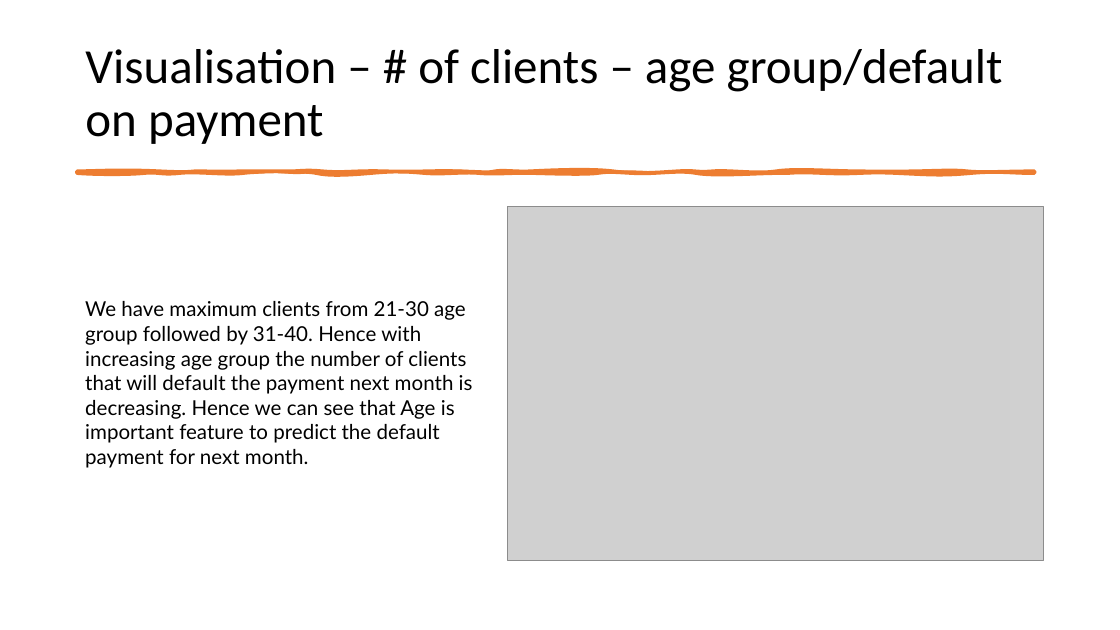
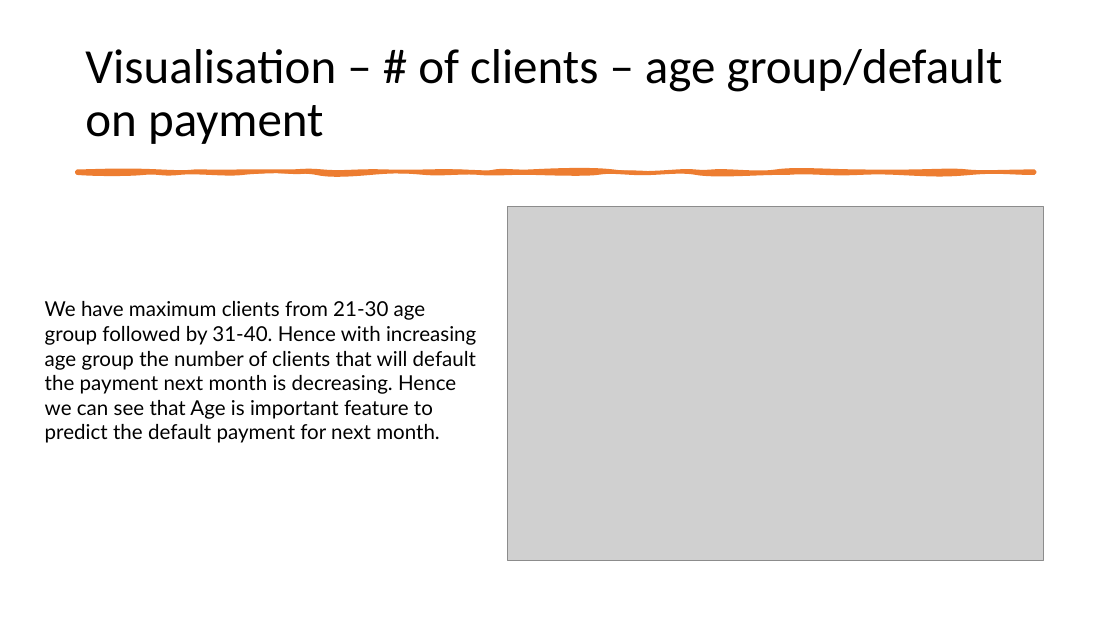
Before and after one commit to pragyanandan/mini-Project-2-ML, a slide deck: slide 6 of Mini-Project.pptx. Drawn at 1120x630 pixels with LibreOffice and Linux fonts; fonts in the diff are those of the drawing; grey boxes stand for pictures. Boxes give left, top, right and bottom in pixels: in the first picture for what was removed or moved away, otherwise in the second. Text is boxed around its words. In the diff, an @@ line names an element or a change of style, - is before the commit and + after.

```diff
--- a/Mini-Project.pptx
+++ b/Mini-Project.pptx
@@ text "We have maximum clients from ..." rewrapped from [85, 301, 473, 468] to [45, 301, 476, 443] @@
```
Also in this commit, not shown: 3 other slides changed.
